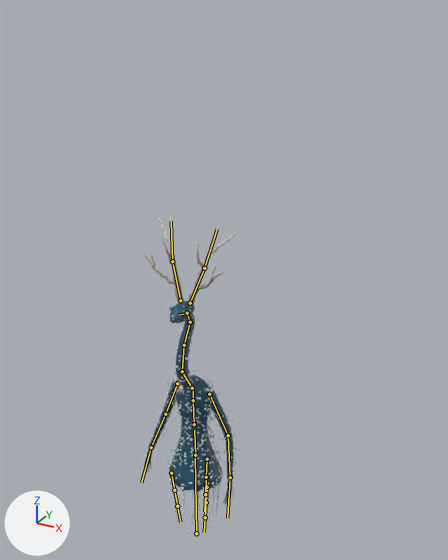
Two versions of the glTF model assets/creatures/nhoa/nhoa.glb, one commit apart.
The view is the same before and after, from a 50 mm lens placed at (2.45, -3.9, 4.73), pointed at (0.01, 0.53, 2.52). The lights are fixed; the arrows at lower left show +X, +Y and +Z. The first picture is the older version. The bones that bend it are drawn over the model as lines.

Names of what the first picture shows: 'nhoa'.
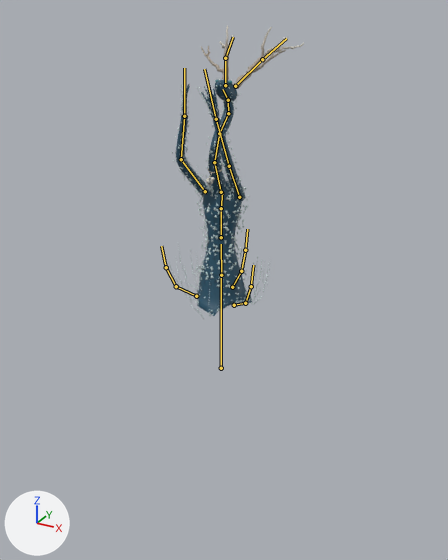
The newer file adds an action. The first version stands in its rest pose; the second is drawn at frame 82 of the action 'release'.

Changed parts and their boxes [x1, y1, x2, y2] in the pictures (448 x 560 px):
'nhoa', posed (45% wider, 7% shorter): before [144, 218, 237, 534]; after [169, 26, 304, 319]
bone 'root', root to tip: before (196, 533) to (195, 455); after (221, 368) to (221, 275)
bone 'spine_1', root to tip: before (194, 424) to (193, 400); after (221, 237) to (221, 208)
bone 'spine_2', root to tip: before (193, 400) to (193, 386); after (221, 208) to (222, 192)
bone 'neck_0', root to tip: before (192, 388) to (182, 371); after (221, 192) to (214, 162)
bone 'neck_1', root to tip: before (182, 371) to (184, 345); after (214, 162) to (219, 133)
bone 'neck_2', root to tip: before (184, 345) to (190, 322); after (219, 133) to (228, 113)
bone 'neck_3', root to tip: before (190, 322) to (187, 313); after (228, 113) to (228, 100)
bone 'head', root to tip: before (187, 313) to (179, 315); after (228, 100) to (223, 89)
bone 'antler_l0', root to tip: before (190, 303) to (204, 268); after (235, 86) to (262, 59)
bone 'antler_l1', root to tip: before (204, 268) to (217, 229); after (262, 59) to (286, 38)
bone 'antler_r0', root to tip: before (180, 300) to (172, 261); after (225, 85) to (225, 58)
bone 'antler_r1', root to tip: before (172, 261) to (171, 221); after (225, 58) to (233, 37)
bone 'upper_l', root to tip: before (209, 394) to (228, 435); after (239, 197) to (229, 166)
bone 'fore_l', root to tip: before (228, 435) to (230, 477); after (229, 166) to (216, 119)
bone 'hand_l', root to tip: before (230, 477) to (227, 518); after (216, 119) to (204, 69)
bone 'upper_r', root to tip: before (177, 383) to (165, 414); after (205, 191) to (181, 159)
bone 'fore_r', root to tip: before (165, 414) to (151, 447); after (181, 159) to (184, 116)
bone 'hand_r', root to tip: before (151, 447) to (141, 482); after (184, 116) to (184, 68)
bone 'strand_l0', root to tip: before (207, 487) to (206, 502); after (234, 305) to (245, 303)
bone 'strand_l1', root to tip: before (206, 502) to (205, 517); after (245, 303) to (251, 286)
bone 'strand_l2', root to tip: before (205, 517) to (204, 532); after (251, 286) to (253, 265)
bone 'strand_r0', root to tip: before (171, 473) to (174, 490); after (196, 296) to (176, 286)
bone 'strand_r1', root to tip: before (174, 490) to (177, 506); after (176, 286) to (166, 267)
bone 'strand_r2', root to tip: before (177, 506) to (180, 522); after (166, 267) to (161, 246)
bone 'strand_b0', root to tip: before (207, 459) to (206, 477); after (232, 287) to (241, 271)
bone 'strand_b1', root to tip: before (206, 477) to (205, 494); after (241, 271) to (245, 250)
bone 'strand_b2', root to tip: before (205, 494) to (204, 511); after (245, 250) to (247, 229)

What the commit changed:
Bone 'root' (bone_root) moves from (0.0, 0.0, 0.0) to (0.0, 1.62, -0.5).
Bone 'spine_1' (bone_spine_1) turns from (0, 0, 0) to (-3, 0, 0) degrees about its own x, y and z.
Bone 'spine_2' (bone_spine_2) turns from (0, 0, 0) to (-3, 0, 0) degrees about its own x, y and z.
Bone 'neck_0' (bone_neck_0) turns from (0, 0, 0) to (-3, 0, 0) degrees about its own x, y and z.
Bone 'neck_1' (bone_neck_1) turns from (0, 0, 0) to (-3, 0, 0) degrees about its own x, y and z.
Bone 'neck_2' (bone_neck_2) turns from (0, 0, 0) to (-4, 0, 0) degrees about its own x, y and z.
Bone 'neck_3' (bone_neck_3) turns from (0, 0, 0) to (-3, 0, 0) degrees about its own x, y and z.
Bone 'head' (bone_head) turns from (0, 0, 0) to (-12, 0, 0) degrees about its own x, y and z.
Bone 'antler_l0' (bone_antler_l0) turns from (0, 0, 0) to (-9, -2, -1) degrees about its own x, y and z.
Bone 'antler_l1' (bone_antler_l1) turns from (0, 0, 0) to (-5, -1, 1) degrees about its own x, y and z.
Bone 'antler_r0' (bone_antler_r0) turns from (0, 0, 0) to (-9, 2, 1) degrees about its own x, y and z.
Bone 'antler_r1' (bone_antler_r1) turns from (0, 0, 0) to (-5, 1, -1) degrees about its own x, y and z.
Bone 'upper_l' (bone_upper_l) turns from (0, 0, 0) to (-125, -53, -5) degrees about its own x, y and z.
Bone 'fore_l' (bone_fore_l) turns from (0, 0, 0) to (-12, -5, 0) degrees about its own x, y and z.
Bone 'hand_l' (bone_hand_l) turns from (0, 0, 0) to (2, -26, -12) degrees about its own x, y and z.
Bone 'upper_r' (bone_upper_r) turns from (0, 0, 0) to (-125, 53, 5) degrees about its own x, y and z.
Bone 'fore_r' (bone_fore_r) turns from (0, 0, 0) to (-12, 5, 0) degrees about its own x, y and z.
Bone 'hand_r' (bone_hand_r) turns from (0, 0, 0) to (2, 26, 12) degrees about its own x, y and z.
Bone 'strand_l0' (bone_strand_l0) turns from (0, 0, 0) to (-45, -47, -93) degrees about its own x, y and z.
Bone 'strand_l1' (bone_strand_l1) turns from (0, 0, 0) to (-21, -6, -31) degrees about its own x, y and z.
Bone 'strand_l2' (bone_strand_l2) turns from (0, 0, 0) to (-9, -1, -12) degrees about its own x, y and z.
Bone 'strand_r0' (bone_strand_r0) turns from (0, 0, 0) to (-45, 47, 93) degrees about its own x, y and z.
Bone 'strand_r1' (bone_strand_r1) turns from (0, 0, 0) to (-21, 6, 31) degrees about its own x, y and z.
Bone 'strand_r2' (bone_strand_r2) turns from (0, 0, 0) to (-9, 1, 12) degrees about its own x, y and z.
Bone 'strand_b0' (bone_strand_b0) turns from (0, 0, 0) to (124, 0, 0) degrees about its own x, y and z.
Bone 'strand_b1' (bone_strand_b1) turns from (0, 0, 0) to (38, 0, 0) degrees about its own x, y and z.
Bone 'strand_b2' (bone_strand_b2) turns from (0, 0, 0) to (15, 0, 0) degrees about its own x, y and z.
